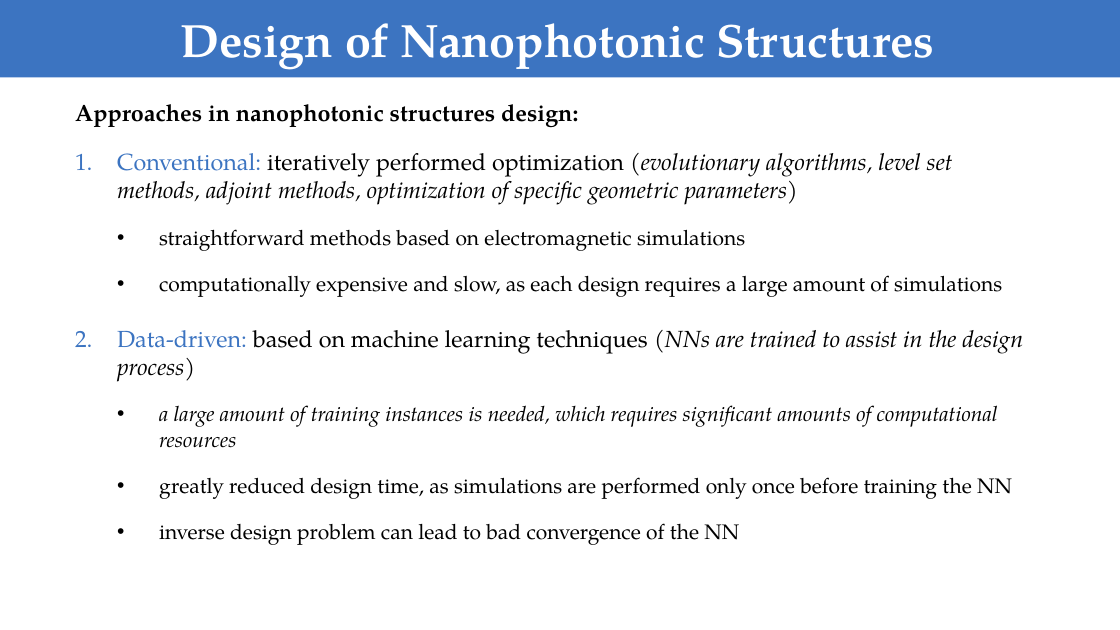
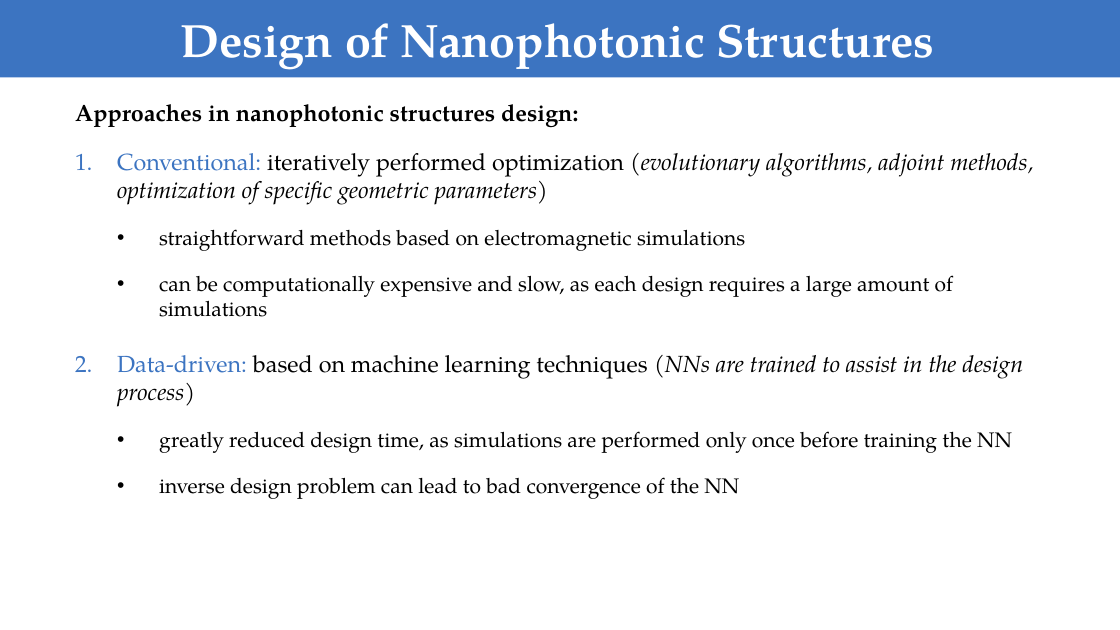
Before and after one commit to FiodarM/InvDesignNet, a slide deck: slide 4 of Training Deep Neural Networks for the Inverse Design of Nanophotonic Structures.pptx. Drawn at 1120x630 pixels with LibreOffice and Linux fonts; fonts in the diff are those of the drawing. Boxes give left, top, right and bottom in pixels: in the first picture for what was removed or moved away, otherwise in the second. Text is boxed around its words. In the diff, an @@ line names an element or a change of style, - is before the commit and + after.

```diff
--- a/Training Deep Neural Networks for the Inverse Design of Nanophotonic Structures.pptx
+++ b/Training Deep Neural Networks for the Inverse Design of Nanophotonic Structures.pptx
@@ text at bbox=[117, 153, 1033, 205]: text changed @@
-1. Conventional: iteratively performed optimization (evolutionary algorithms, level set methods, adjoint methods, optimization of specific geometric parameters)
+1. Conventional: iteratively performed optimization (evolutionary algorithms, adjoint methods, optimization of specific geometric parameters)
@@ text at bbox=[159, 275, 953, 317]: text changed @@
-  • computationally expensive and slow, as each design requires a large amount of simulations
+  • can be computationally expensive and slow, as each design requires a large amount of simulations
@@ text at bbox=[159, 405, 998, 448]: paragraph removed @@
-  • a large amount of training instances is needed, which requires significant amounts of computational resources
```
Also in this commit, not shown: 11 other slides changed, 1 slide added.
